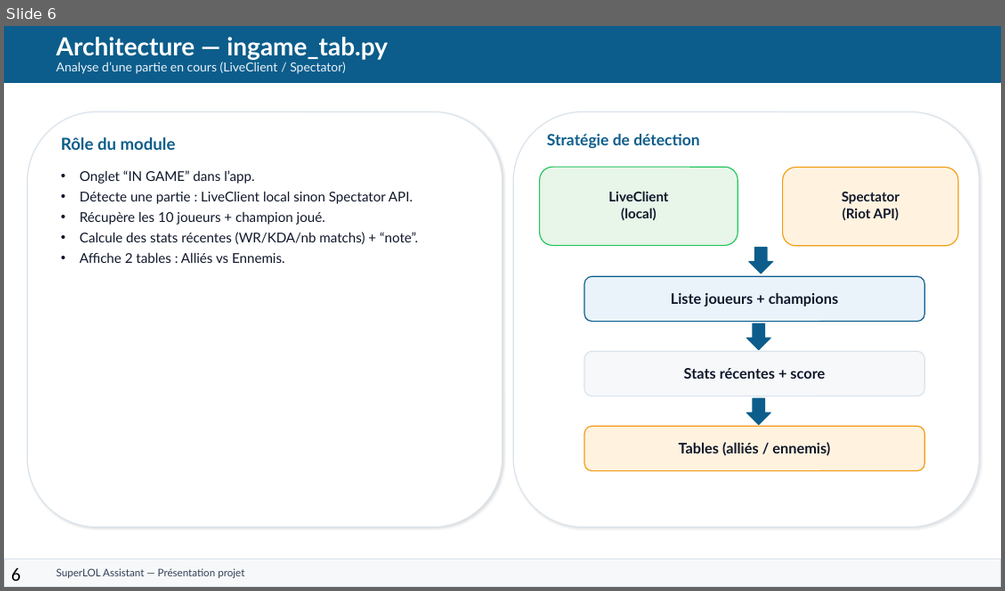
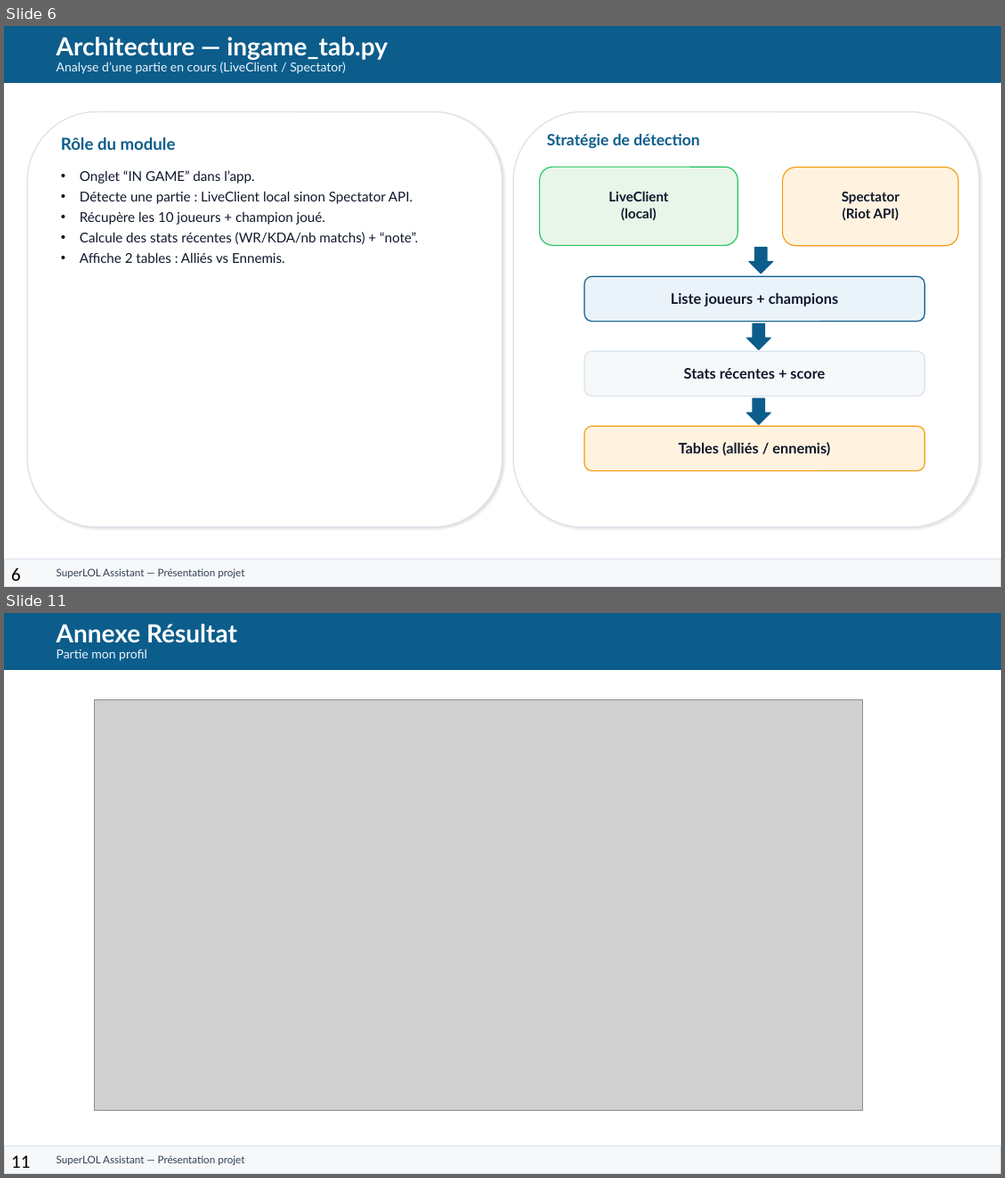
Before and after one commit to monsieurazazel-lgtm/PAI_2025_LEI_ZHANG_superLOLassistant, a slide deck: Soutenance_SuperLOL_Presentation.pptx. Shown one above the other, each under a label of ours: slide 6 before the commit, slides 6 and 11 after it; the slides between them are not shown. The pictures are 1005x591 and 1005x1178 pixels, drawn with LibreOffice and Linux fonts; fonts in the diff are those of the drawing; grey boxes stand for pictures. Boxes give left, top, right and bottom in pixels: in the first picture for what was removed or moved away, otherwise in the second. Text is boxed around its words. In the diff, an @@ line names an element or a change of style, - is before the commit and + after.

```diff
--- a/Soutenance_SuperLOL_Presentation.pptx
+++ b/Soutenance_SuperLOL_Presentation.pptx
@@ slide 11 added at [4, 613, 1001, 1174], background #FFFFFF @@
@@ rectangle added at [4, 614, 1001, 670], fill #0C5D8B, outline #0C5D8B 1 pt @@
@@ text added at [57, 624, 237, 643], 24 pt, text #FFFFFF, bold @@
+Annexe Résultat
@@ text added at [57, 649, 147, 661], 12 pt, text #EAF3FA @@
+Partie mon profil
@@ picture added at [94, 699, 863, 1111] @@
@@ rectangle added at [4, 1145, 1001, 1174], fill #F6F8FA, outline #D9E3EC 1 pt, 18 pt, text #000000 @@
+11
@@ text added at [57, 1155, 244, 1165], 10 pt, text #334155 @@
+SuperLOL Assistant — Présentation projet
```
Also in this commit, not shown: 6 slides changed, 1 other slide added.
